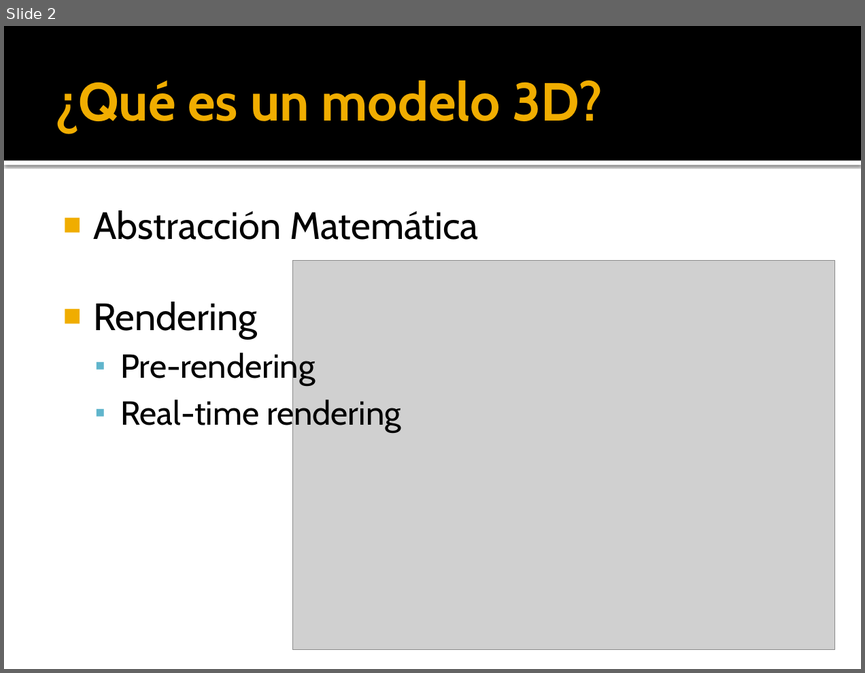
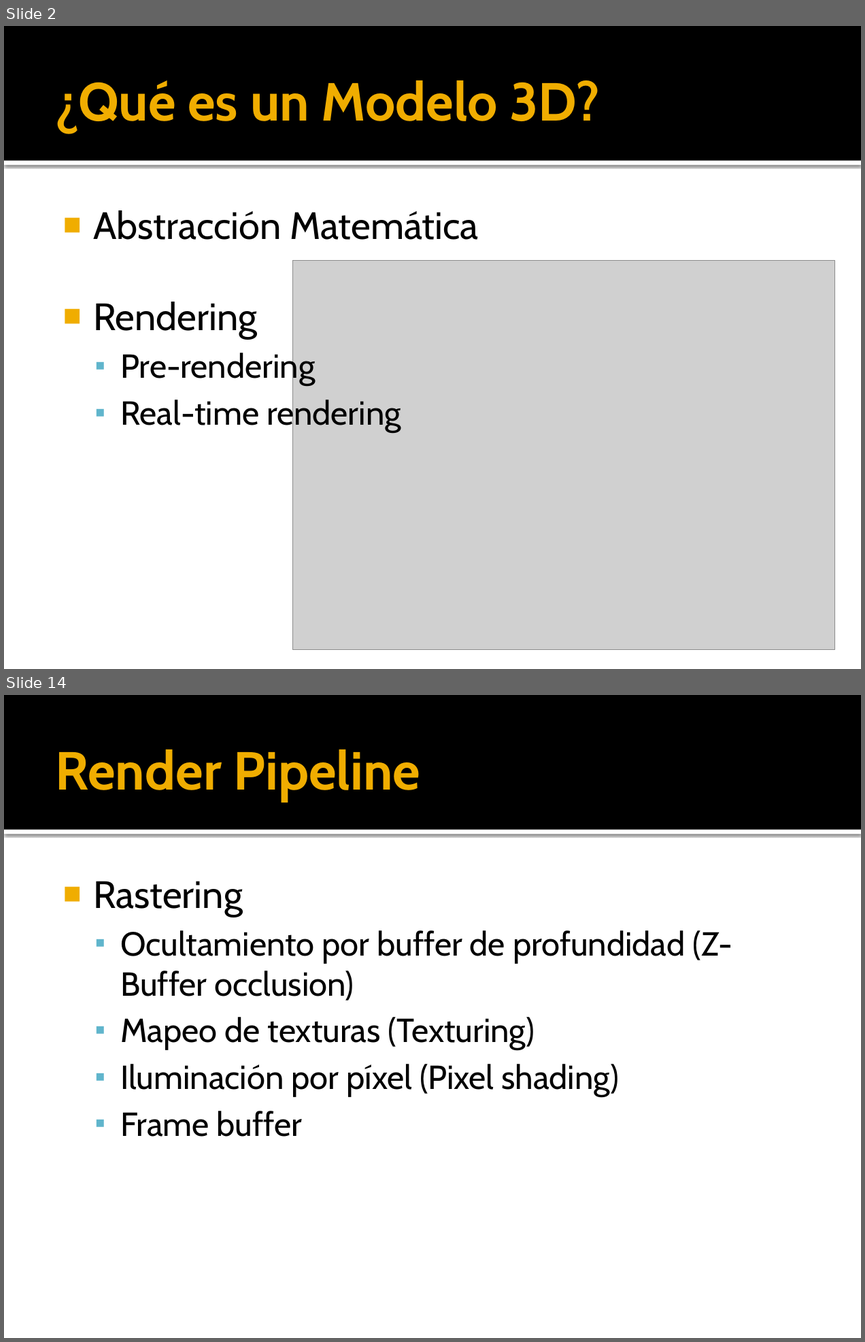
Before and after one commit to kringol/java3dengine, a slide deck: teoria/j3dEngine_chapter2.pptx. Shown one above the other, each under a label of ours: slide 2 before the commit, slides 2 and 14 after it; the slides between them are not shown. The pictures are 865x673 and 865x1342 pixels, drawn with LibreOffice and Linux fonts; fonts in the diff are those of the drawing; grey boxes stand for pictures. Boxes give left, top, right and bottom in pixels: in the first picture for what was removed or moved away, otherwise in the second. Text is boxed around its words. In the diff, an @@ line names an element or a change of style, - is before the commit and + after.

```diff
--- a/teoria/j3dEngine_chapter2.pptx
+++ b/teoria/j3dEngine_chapter2.pptx
@@ slide 14 added at [4, 695, 861, 1338], background #FFFFFF; not listed: 2 template elements that a slide beside it also shows @@
@@ title added at [56, 749, 421, 801], 45 pt, text #F0AD00, bold @@
+Render Pipeline
@@ text added at [93, 881, 733, 1136], 28 pt, text #000000 @@
+■ Rastering
+  ▪ Ocultamiento por buffer de profundidad (Z-Buffer occlusion)
+  ▪ Mapeo de texturas (Texturing)
+  ▪ Iluminación por píxel (Pixel shading)
+  ▪ Frame buffer
@@ slide 2 changed as well @@
@@ title at [56, 80, 600, 132]: text changed @@
-¿Qué es un modelo 3D?
+¿Qué es un Modelo 3D?
```
Also in this commit, not shown: 15 other slides added.
